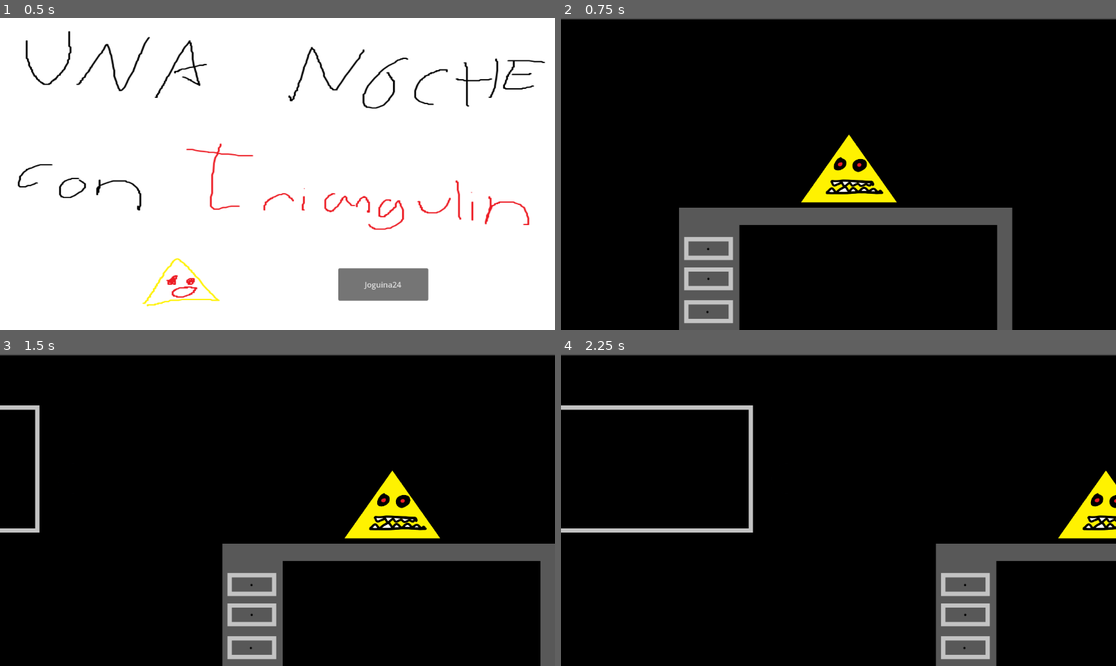
Above: before the commit, frames 1-4 (two rows, left to right).
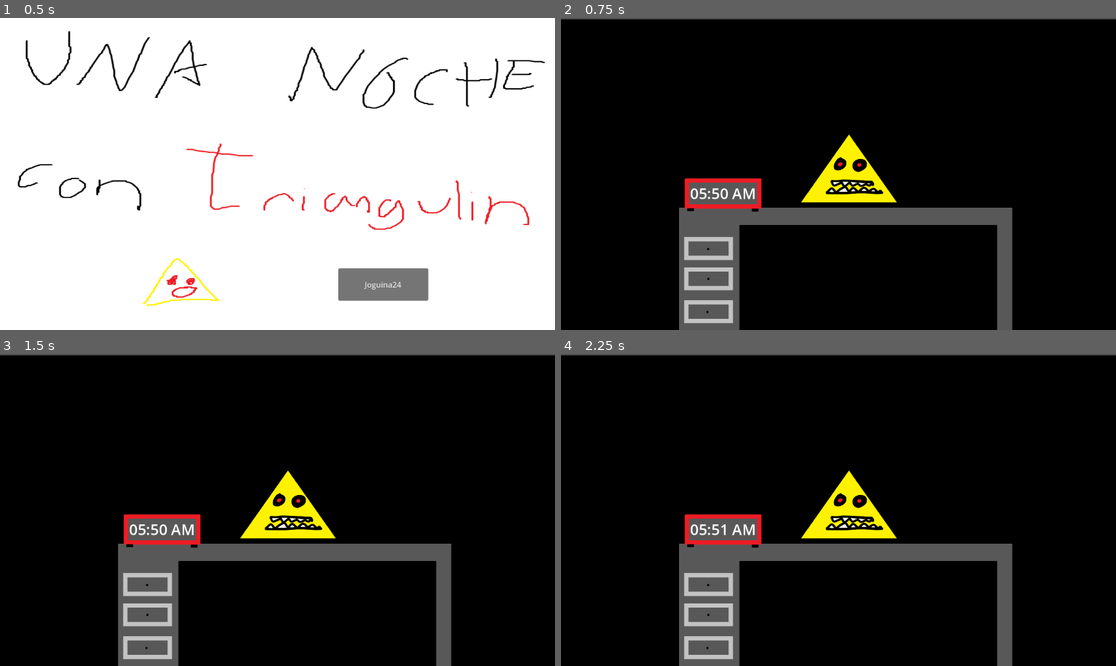
Above: after the commit, the same moments.

Repository: Mageh533/TriangulinProject
Game: Godot game, scene res://Scenes/MainMenu.tscn
The game is run twice, just before and just after one commit, with the same random seed, the same clock (stepped at 60 frames per second) and the same inputs.
Inputs (mouse positions are in pixels of both pictures, inside the frame that each line leads up to):
- Up to frame 1 (0.5 s): no input
- Up to frame 2 (0.75 s): click "Joguina24" at 0.5 s
- Up to frame 3 (1.5 s): tap Enter at 1.25 s; move the mouse to (27, 510) at 1.27 s
- Up to frame 4 (2.25 s): move the mouse to (1088, 510) at 2.02 s

Frame 1 is identical in both runs. In frame 2, 1.4% of the frame differs, in the area x 22-37%, y 51-63%; in frame 3, 16%; in frame 4, 17%, in the area x 0-100%, y 16-100%.

Commit message:
Time logic

Diff:
--- a/Scenes/MainScene.tscn
+++ b/Scenes/MainScene.tscn
@@ -6,9 +6,60 @@
 [ext_resource type="Texture2D" uid="uid://dystmd5t26v3j" path="res://Assets/Static/Ventana_Derecha.png" id="3_ch0ee"]
 [ext_resource type="Texture2D" uid="uid://n7r0m3ichfvj" path="res://Assets/Static/Ventana_izquierda.png" id="4_8wcoh"]
 [ext_resource type="Texture2D" uid="uid://c2nrmodxfpdqm" path="res://Assets/Static/Puerta.png" id="5_vcdfj"]
+[ext_resource type="Texture2D" uid="uid://bv82qh0ytlh75" path="res://Assets/Objects/Despertador.png" id="6_ux8r6"]
+
+[sub_resource type="LabelSettings" id="LabelSettings_1bbin"]
+font_size = 31
+
+[sub_resource type="LabelSettings" id="LabelSettings_b50o2"]
+font_color = Color(0, 0, 0, 1)
 
 [sub_resource type="RectangleShape2D" id="RectangleShape2D_d7ua2"]
 size = Vector2(117, 647)
+
+[sub_resource type="Animation" id="Animation_1kxgc"]
+resource_name = "GameWin"
+tracks/0/type = "value"
+tracks/0/imported = false
+tracks/0/enabled = true
+tracks/0/path = NodePath("POV/UI/ColorRect:visible")
+tracks/0/interp = 1
+tracks/0/loop_wrap = true
+tracks/0/keys = {
+"times": PackedFloat32Array(0),
+"transitions": PackedFloat32Array(1),
+"update": 1,
+"values": [true]
+}
+tracks/1/type = "value"
+tracks/1/imported = false
+tracks/1/enabled = true
+tracks/1/path = NodePath("POV/UI/ColorRect:color")
+tracks/1/interp = 1
+tracks/1/loop_wrap = true
+tracks/1/keys = {
+"times": PackedFloat32Array(0, 1),
+"transitions": PackedFloat32Array(1, 1),
+"update": 0,
+"values": [Color(1, 1, 1, 0), Color(1, 1, 1, 1)]
+}
+tracks/2/type = "value"
+tracks/2/imported = false
+tracks/2/enabled = true
+tracks/2/path = NodePath("POV/UI/Label:visible")
+tracks/2/interp = 1
+tracks/2/loop_wrap = true
+tracks/2/keys = {
+"times": PackedFloat32Array(0),
+"transitions": PackedFloat32Array(1),
+"update": 1,
+"values": [true]
+}
+
+[sub_resource type="AnimationLibrary" id="AnimationLibrary_hxr4n"]
+_data = {
+"GameWin": SubResource("Animation_1kxgc")
+}
 
 [node name="MainScene" type="Node2D"]
 script = ExtResource("1_sqss8")
@@ -40,8 +91,65 @@
 scale = Vector2(0.896094, 0.898611)
 texture = ExtResource("5_vcdfj")
 
+[node name="Despertador" type="Sprite2D" parent="Static"]
+position = Vector2(337, 363)
+texture = ExtResource("6_ux8r6")
+
+[node name="Time" type="Label" parent="Static/Despertador"]
+offset_left = -69.0
+offset_top = -24.0
+offset_right = 29.0
+offset_bottom = 29.0
+text = "00:00"
+label_settings = SubResource("LabelSettings_1bbin")
+
+[node name="Triangulin" type="Sprite2D" parent="."]
+position = Vector2(598, 307)
+scale = Vector2(0.575718, 0.549123)
+texture = ExtResource("2_inhka")
+
+[node name="Targets" type="Node2D" parent="."]
+
+[node name="Left" type="Marker2D" parent="Targets"]
+position = Vector2(-1684, 332)
+
+[node name="Right" type="Marker2D" parent="Targets"]
+position = Vector2(2873, 332)
+
 [node name="POV" type="Camera2D" parent="."]
 position = Vector2(576, 321)
+
+[node name="UI" type="Control" parent="POV"]
+layout_mode = 3
+anchors_preset = 15
+anchor_right = 1.0
+anchor_bottom = 1.0
+offset_left = -576.0
+offset_top = -324.0
+offset_right = 576.0
+offset_bottom = 324.0
+grow_horizontal = 2
+grow_vertical = 2
+
+[node name="ColorRect" type="ColorRect" parent="POV/UI"]
+visible = false
+layout_mode = 1
+anchors_preset = 15
+anchor_right = 1.0
+anchor_bottom = 1.0
+grow_horizontal = 2
+grow_vertical = 2
+color = Color(1, 1, 1, 0)
+
+[node name="Label" type="Label" parent="POV/UI"]
+visible = false
+layout_mode = 0
+offset_left = 579.0
+offset_top = 198.0
+offset_right = 619.0
+offset_bottom = 221.0
+text = "Yay!"
+label_settings = SubResource("LabelSettings_b50o2")
 
 [node name="MoveLeft" type="Area2D" parent="POV"]
 position = Vector2(-491, -10)
@@ -57,18 +165,10 @@
 position = Vector2(-25.5, 11.5)
 shape = SubResource("RectangleShape2D_d7ua2")
 
-[node name="Triangulin" type="Sprite2D" parent="."]
-position = Vector2(598, 307)
-scale = Vector2(0.575718, 0.549123)
-texture = ExtResource("2_inhka")
-
-[node name="Targets" type="Node2D" parent="."]
-
-[node name="Left" type="Marker2D" parent="Targets"]
-position = Vector2(-1684, 332)
-
-[node name="Right" type="Marker2D" parent="Targets"]
-position = Vector2(2873, 332)
+[node name="GameAnims" type="AnimationPlayer" parent="."]
+libraries = {
+"": SubResource("AnimationLibrary_hxr4n")
+}
 
 [connection signal="mouse_entered" from="POV/MoveLeft" to="." method="_on_move_left_mouse_entered"]
 [connection signal="mouse_exited" from="POV/MoveLeft" to="." method="_on_move_left_mouse_exited"]
--- a/Scripts/Game/GameLogic.gd
+++ b/Scripts/Game/GameLogic.gd
@@ -1,15 +1,25 @@
 extends Node2D
 
+var gameActive = true
 var movingLeft = false
 var movingRight = false
+var time
+var timeText = "12:00"
 
 # Called when the node enters the scene tree for the first time.
 func _ready():
-	pass
+	time = 350
 
 # Called every frame. 'delta' is the elapsed time since the previous frame.
 func _process(delta):
-	processCam(delta)
+	if(gameActive):
+		processCam(delta)
+		time += delta
+		processTime()
+	if(time >= 360 and gameActive):
+		gameActive = false
+		winGame()
+
 
 # Camera Logic
 func _on_move_left_mouse_entered():
@@ -35,3 +45,15 @@
 		$POV.position.x = $Targets/Right.position.x
 	elif($POV.position.x > 2870):
 		$POV.position.x = $Targets/Left.position.x
+
+# Time display
+func processTime():
+	if(time < 60):
+		timeText = "12:" + str(int(fmod(time, 60))).pad_zeros(2)
+	else:
+		timeText = str(int(time / 60)).pad_zeros(2) + ":" + str(int(fmod(time, 60))).pad_zeros(2)
+	$Static/Despertador/Time.text = timeText + " AM"
+
+# Win game
+func winGame():
+	$GameAnims.play("GameWin")
Binary file added: Assets/Objects/Despertador.png
Not shown, added: Assets/Objects/Despertador.png.import
Not shown: 1 places in Scenes/MainScene.tscn that only renumber resources
